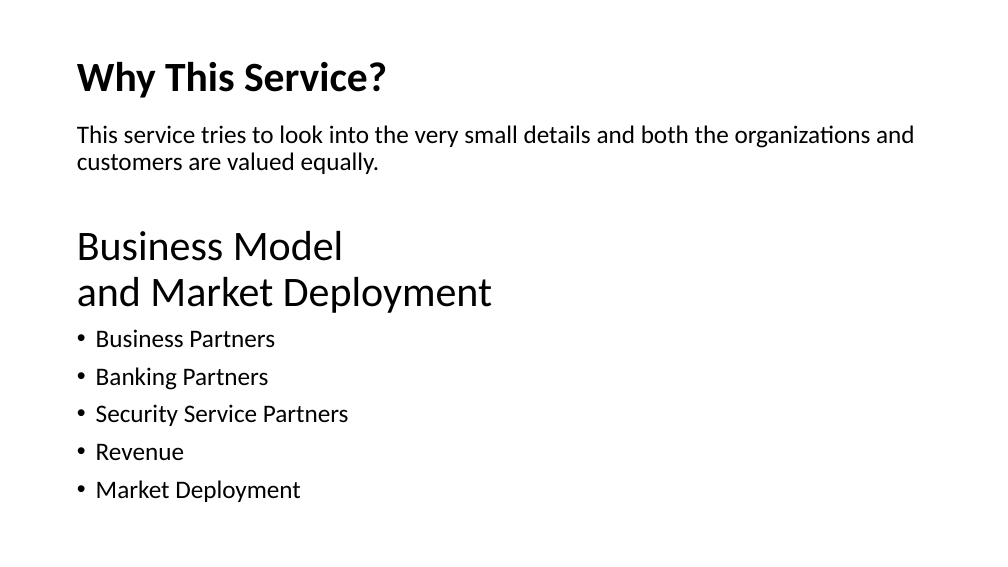
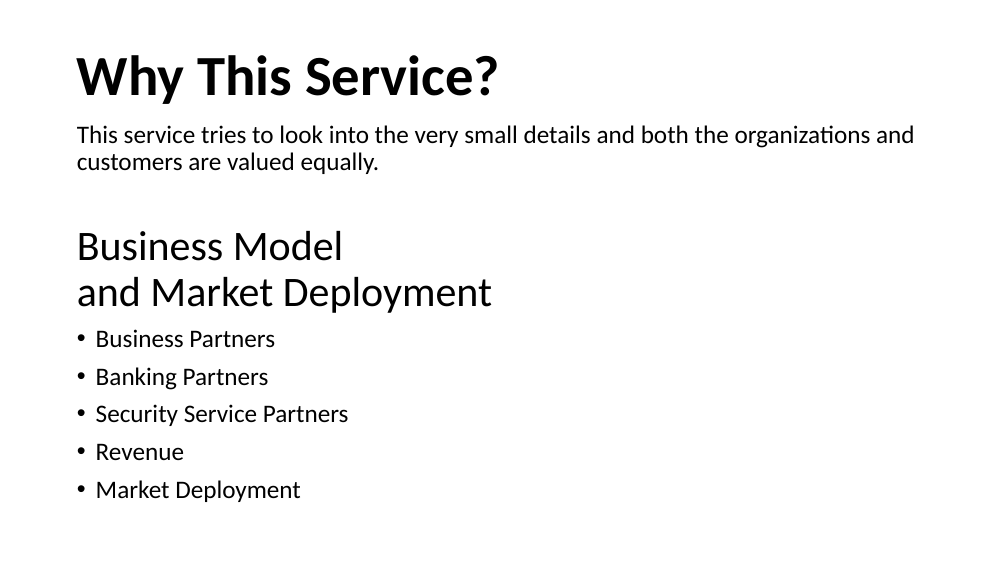
Before and after one commit to nsuspring2019cse299sec8/Group3, a slide deck: slide 8 of Documentation/Online Fashion Store.pptx. Drawn at 1008x567 pixels with LibreOffice and Linux fonts; fonts in the diff are those of the drawing; background and template pictures are left out. Boxes give left, top, right and bottom in pixels: in the first picture for what was removed or moved away, otherwise in the second. Text is boxed around its words. In the diff, an @@ line names an element or a change of style, - is before the commit and + after.

```diff
--- a/Documentation/Online Fashion Store.pptx
+++ b/Documentation/Online Fashion Store.pptx
@@ title "Why This Service?" at <box>77,55,500,104</box>: size 39.6 to 54 pt @@
```
Also in this commit, not shown: 6 other slides changed.
